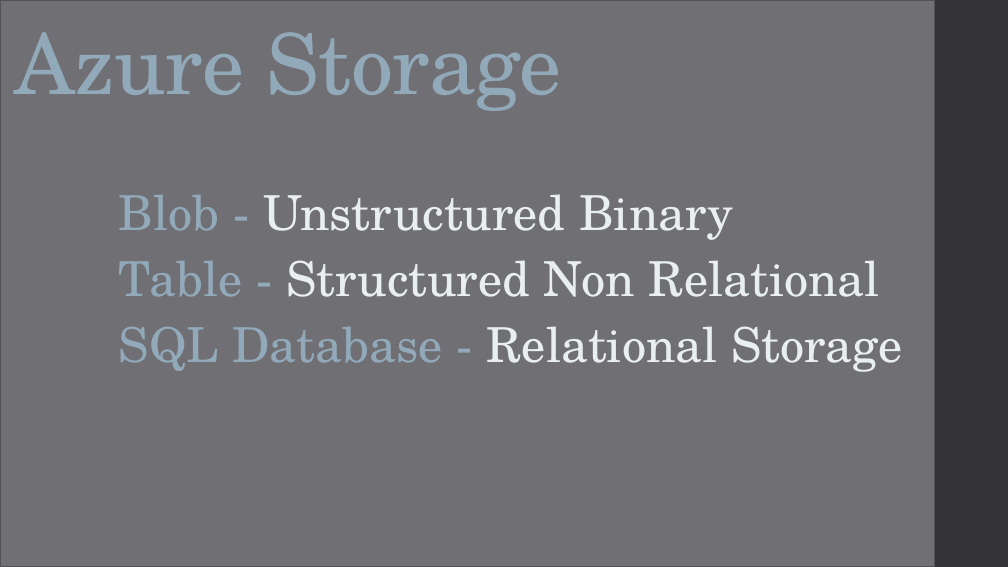
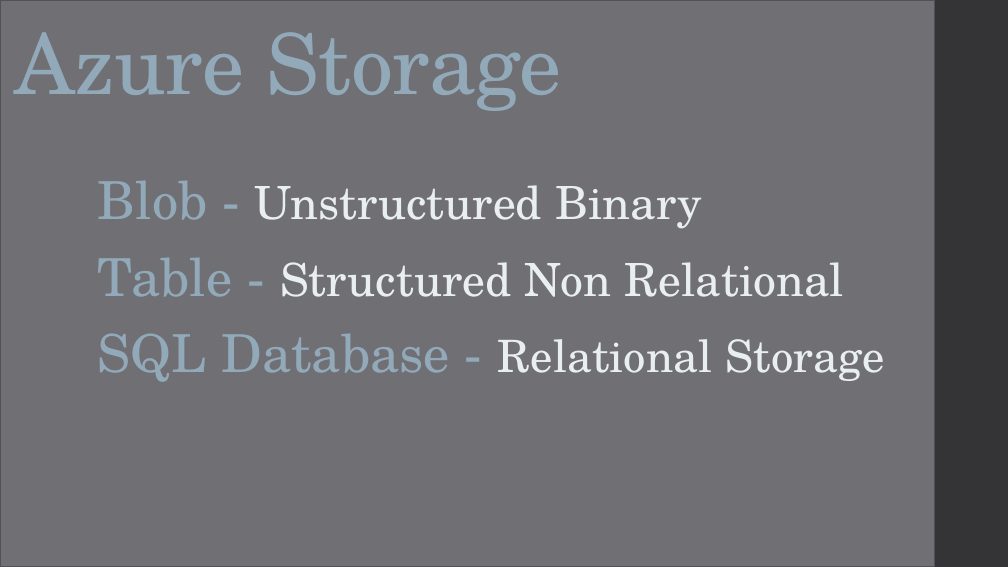
Before and after one commit to CaitieM20/DotNetConf, a slide deck: slide 4 of Patterns & Best Practices For Moving From RDBMS to Azure Storage.pptx (slide 5 before the commit). Drawn at 1008x567 pixels with LibreOffice and Linux fonts; fonts in the diff are those of the drawing. Boxes give left, top, right and bottom in pixels: in the first picture for what was removed or moved away, otherwise in the second. Text is boxed around its words. In the diff, an @@ line names an element or a change of style, - is before the commit and + after.

```diff
--- a/Patterns & Best Practices For Moving From RDBMS to Azure Storage.pptx
+++ b/Patterns & Best Practices For Moving From RDBMS to Azure Storage.pptx
@@ text "Blob - Unstructured Binary" moved from (x1=119, y1=194, x2=902, y2=372) to (x1=98, y1=181, x2=884, y2=382) @@
@@ text "Blob - Unstructured Binary" at (x1=98, y1=181, x2=884, y2=382): size 45.9 to 50 pt in "Blob -", "Table -", "SQL Database -"; size 45.9 to 43.5 pt in "Unstructured Binary", "Structured Non Relational"; size 45.9 to 42.5 pt in "Relational Storage"; line spacing 0.85 to 0.95 @@
```
Also in this commit, not shown: 13 other slides changed, 14 slides added, 13 slides removed, 3 other files.
